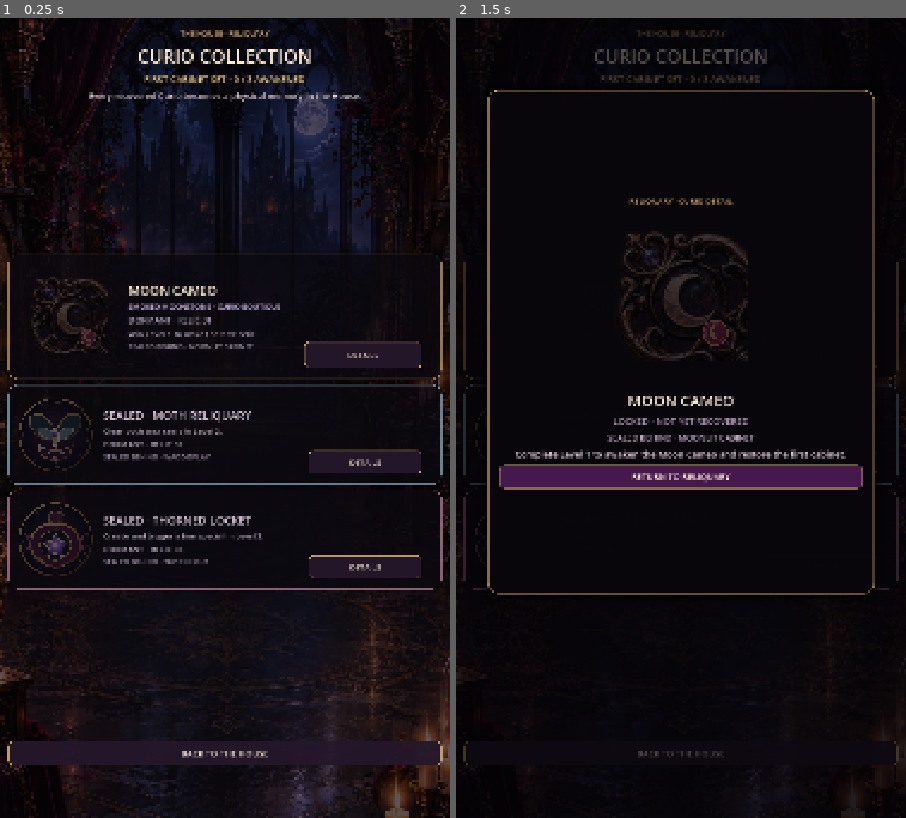
Above: before the commit, frames 1-2 (left to right).
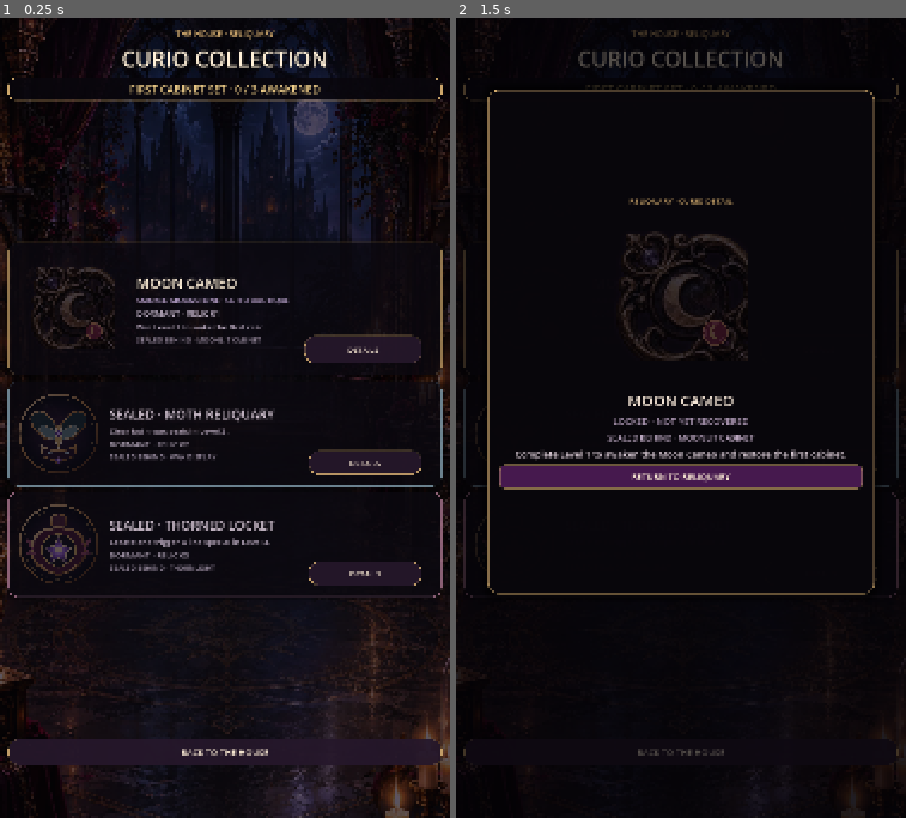
Above: after the commit, the same moments.

Repository: Jay-prodesign/akilta-match3
Game: Godot game, scene res://src/ui/collection/curio_collection.tscn
The game is run twice, just before and just after one commit, with the same random seed, the same clock (stepped at 60 frames per second) and the same inputs. This scene is started directly instead of the project's main scene.
Inputs:
- Up to frame 1 (0.25 s): no input
- Up to frame 2 (1.5 s): click "DETAILS" at 0.5 s; click "DETAILS" at 1.25 s

The runs differ from the first frame. In frame 1, 9.4% of the frame differs, in the area x 1-99%, y 1-94%; in frame 2, 1.0%.

Commit message:
Strengthen Reliquary North Star collection hierarchy

Diff:
--- a/src/ui/collection/curio_collection.tscn
+++ b/src/ui/collection/curio_collection.tscn
@@ -45,10 +45,27 @@
 border_width_right = 1
 border_width_bottom = 1
 border_color = Color(0.831, 0.678, 0.439, 0.7)
-corner_radius_top_left = 10
-corner_radius_top_right = 10
-corner_radius_bottom_right = 10
-corner_radius_bottom_left = 10
+corner_radius_top_left = 24
+corner_radius_top_right = 24
+corner_radius_bottom_right = 24
+corner_radius_bottom_left = 24
+
+
+[sub_resource type="StyleBoxFlat" id="CountPlate"]
+bg_color = Color(0.035, 0.024, 0.048, 0.90)
+border_width_left = 1
+border_width_top = 1
+border_width_right = 1
+border_width_bottom = 1
+border_color = Color(0.878, 0.714, 0.455, 0.72)
+corner_radius_top_left = 16
+corner_radius_top_right = 16
+corner_radius_bottom_right = 16
+corner_radius_bottom_left = 16
+content_margin_left = 14.0
+content_margin_top = 8.0
+content_margin_right = 14.0
+content_margin_bottom = 8.0
 
 [node name="CurioCollection" type="Control"]
 layout_mode = 3
@@ -108,7 +125,7 @@
 theme_override_colors/font_color = Color(0.831, 0.678, 0.439, 1)
 theme_override_colors/font_outline_color = Color(0.02, 0.014, 0.028, 0.94)
 theme_override_constants/outline_size = 3
-theme_override_font_sizes/font_size = 18
+theme_override_font_sizes/font_size = 20
 text = "THE HOUSE · RELIQUARY"
 horizontal_alignment = 1
 
@@ -117,20 +134,24 @@
 theme_override_colors/font_color = Color(1, 0.941, 0.847, 1)
 theme_override_colors/font_outline_color = Color(0.02, 0.014, 0.028, 0.96)
 theme_override_constants/outline_size = 5
-theme_override_font_sizes/font_size = 44
+theme_override_font_sizes/font_size = 52
 text = "CURIO COLLECTION"
 horizontal_alignment = 1
 
 [node name="Count" type="Label" parent="Layout"]
+custom_minimum_size = Vector2(0, 54)
 layout_mode = 2
 theme_override_colors/font_color = Color(0.949, 0.816, 0.545, 1)
 theme_override_colors/font_outline_color = Color(0.02, 0.014, 0.028, 0.9)
 theme_override_constants/outline_size = 2
-theme_override_font_sizes/font_size = 22
+theme_override_font_sizes/font_size = 26
+theme_override_styles/normal = SubResource("CountPlate")
 text = "FIRST CABINET SET · 0 / 3 AWAKENED"
+vertical_alignment = 1
 horizontal_alignment = 1
 
 [node name="Intro" type="Label" parent="Layout"]
+visible = false
 layout_mode = 2
 theme_override_colors/font_color = Color(0.91, 0.85, 0.88, 1)
 theme_override_colors/font_outline_color = Color(0.02, 0.014, 0.028, 0.9)
@@ -147,7 +168,7 @@
 alignment = 1
 
 [node name="MoonCard" type="PanelContainer" parent="Layout/Cards"]
-custom_minimum_size = Vector2(0, 300)
+custom_minimum_size = Vector2(0, 320)
 layout_mode = 2
 theme_override_styles/panel = SubResource("Display")
 
@@ -157,7 +178,7 @@
 alignment = 1
 
 [node name="RitualArt" type="TextureRect" parent="Layout/Cards/MoonCard/Content"]
-custom_minimum_size = Vector2(250, 250)
+custom_minimum_size = Vector2(270, 270)
 layout_mode = 2
 expand_mode = 1
 stretch_mode = 5
@@ -171,7 +192,7 @@
 [node name="Name" type="Label" parent="Layout/Cards/MoonCard/Content/Copy"]
 layout_mode = 2
 theme_override_colors/font_color = Color(1, 0.941, 0.847, 1)
-theme_override_font_sizes/font_size = 30
+theme_override_font_sizes/font_size = 34
 text = "MOON CAMEO"
 
 [node name="Material" type="Label" parent="Layout/Cards/MoonCard/Content/Copy"]
@@ -223,7 +244,7 @@
 text = "DETAILS"
 
 [node name="Slot2" type="PanelContainer" parent="Layout/Cards"]
-custom_minimum_size = Vector2(0, 238)
+custom_minimum_size = Vector2(0, 252)
 layout_mode = 2
 theme_override_styles/panel = SubResource("DisplayCool")
 
@@ -233,7 +254,7 @@
 alignment = 1
 
 [node name="Number" type="Label" parent="Layout/Cards/Slot2/Content"]
-custom_minimum_size = Vector2(190, 190)
+custom_minimum_size = Vector2(205, 205)
 size_flags_vertical = 4
 layout_mode = 2
 text = ""
@@ -258,7 +279,7 @@
 [node name="Name" type="Label" parent="Layout/Cards/Slot2/Content/Copy"]
 layout_mode = 2
 theme_override_colors/font_color = Color(0.96, 0.9, 0.84, 1)
-theme_override_font_sizes/font_size = 27
+theme_override_font_sizes/font_size = 30
 text = "SEALED · MOTH RELIQUARY"
 
 [node name="Hint" type="Label" parent="Layout/Cards/Slot2/Content/Copy"]
@@ -301,7 +322,7 @@
 text = "DETAILS"
 
 [node name="Slot3" type="PanelContainer" parent="Layout/Cards"]
-custom_minimum_size = Vector2(0, 238)
+custom_minimum_size = Vector2(0, 252)
 layout_mode = 2
 theme_override_styles/panel = SubResource("DisplayCool")
 
@@ -311,7 +332,7 @@
 alignment = 1
 
 [node name="Number" type="Label" parent="Layout/Cards/Slot3/Content"]
-custom_minimum_size = Vector2(190, 190)
+custom_minimum_size = Vector2(205, 205)
 size_flags_vertical = 4
 layout_mode = 2
 text = ""
@@ -336,7 +357,7 @@
 [node name="Name" type="Label" parent="Layout/Cards/Slot3/Content/Copy"]
 layout_mode = 2
 theme_override_colors/font_color = Color(0.96, 0.9, 0.84, 1)
-theme_override_font_sizes/font_size = 27
+theme_override_font_sizes/font_size = 30
 text = "SEALED · THORNED LOCKET"
 
 [node name="Hint" type="Label" parent="Layout/Cards/Slot3/Content/Copy"]
@@ -379,7 +400,7 @@
 text = "DETAILS"
 
 [node name="Back" type="Button" parent="Layout"]
-custom_minimum_size = Vector2(0, 58)
+custom_minimum_size = Vector2(0, 64)
 layout_mode = 2
 theme_override_colors/font_color = Color(1, 0.941, 0.847, 1)
 theme_override_font_sizes/font_size = 21
Not shown: 1 places in src/ui/collection/curio_collection.tscn that only renumber resources
